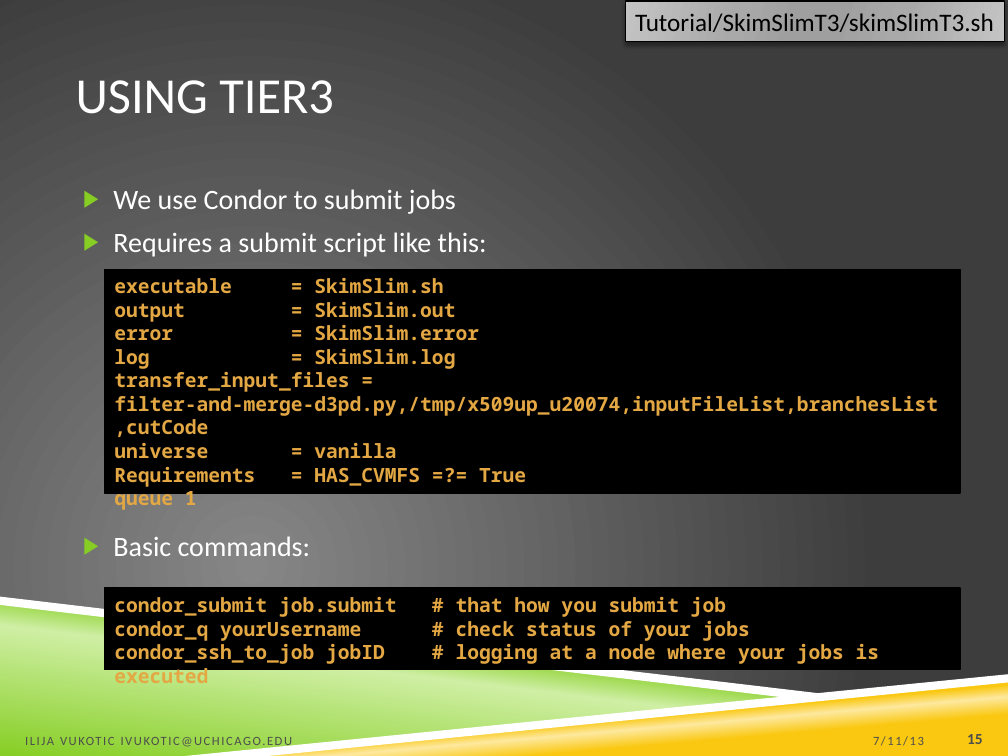
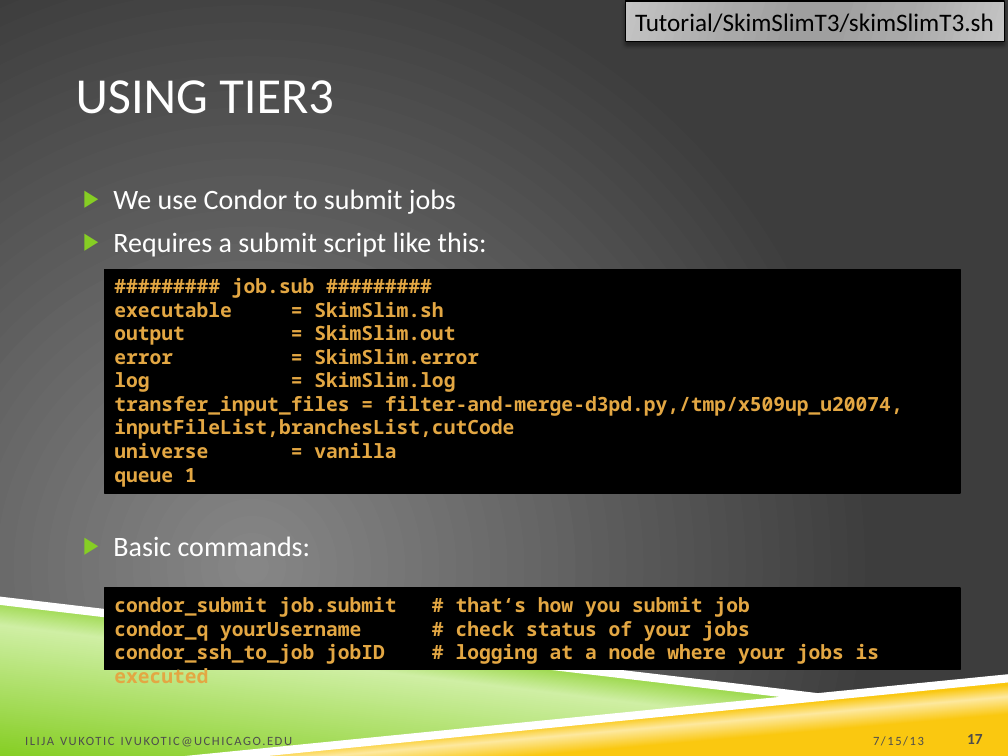
Before and after one commit to ivukotic/Tutorial, a slide deck: slide 17 of Tutorial.pptx (slide 15 before the commit). Drawn at 1008x756 pixels with LibreOffice and Linux fonts; fonts in the diff are those of the drawing; background and template pictures are left out. Boxes give left, top, right and bottom in pixels: in the first picture for what was removed or moved away, otherwise in the second. Text is boxed around its words. In the diff, an @@ line names an element or a change of style, - is before the commit and + after.

Commit message:
last version

```diff
--- a/Tutorial.pptx
+++ b/Tutorial.pptx
@@ text in rectangle at <box>232,278,314,298</box>: paragraph added @@
+######### job.sub #########
@@ text in rectangle at <box>114,396,903,439</box>: spaces changed @@
-transfer_input_files = filter-and-merge-d3pd.py,/tmp/x509up_u20074,inputFileList,branchesList,cutCode
+transfer_input_files = filter-and-merge-d3pd.py,/tmp/x509up_u20074, inputFileList,branchesList,cutCode
@@ text in rectangle at <box>114,467,526,487</box>: paragraph removed @@
-Requirements = HAS_CVMFS =?= True
@@ text in rectangle at <box>114,597,749,617</box>: text changed @@
-condor_submit job.submit # that how you submit job
+condor_submit job.submit # that‘s how you submit job
@@ text at <box>873,736,924,746</box>: text changed @@
-7/11/13
+7/15/13
@@ page number at <box>967,734,983,744</box>: text changed @@
-15
+17
```
Also in this commit, not shown: 20 other slides changed, 3 slides added.
